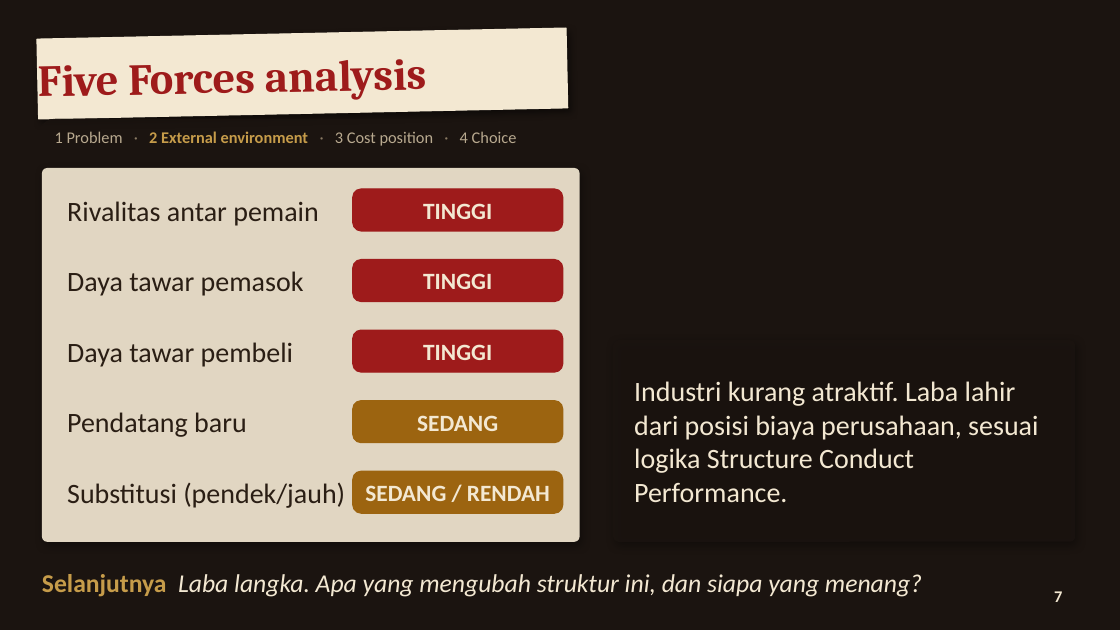
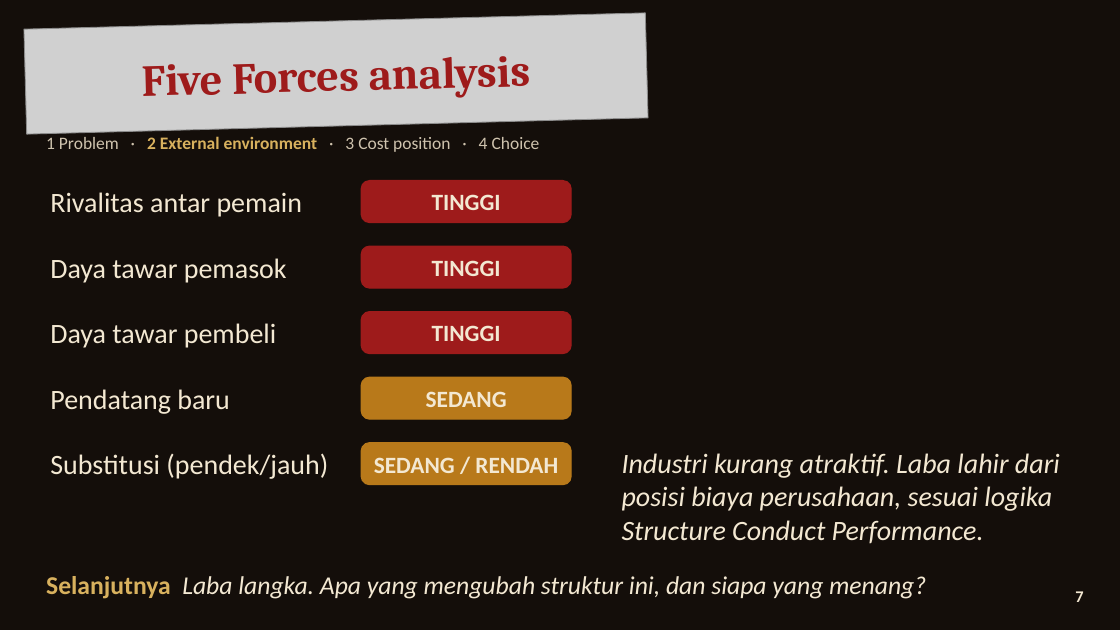
Before and after one commit to aslihabnuri/Dom-Manipulation, a slide deck: slide 7 of strategic-management/airasia-case/SMJKT_Group 3_Aslih_Case AirAsia.pptx. Drawn at 1120x630 pixels with LibreOffice and Linux fonts; fonts in the diff are those of the drawing; grey boxes stand for pictures; background and template pictures are left out. Boxes give left, top, right and bottom in pixels: in the first picture for what was removed or moved away, otherwise in the second. Text is boxed around its words. In the diff, an @@ line names an element or a change of style, - is before the commit and + after.

```diff
--- a/strategic-management/airasia-case/SMJKT_Group 3_Aslih_Case AirAsia.pptx
+++ b/strategic-management/airasia-case/SMJKT_Group 3_Aslih_Case AirAsia.pptx
@@ text "Five Forces analysis": place and size @@
-text "Five Forces analysis" at <box>38,59,426,100</box>
+text "Five Forces analysis" at <box>142,56,530,98</box>
@@ text "Five Forces analysis" at <box>142,56,530,98</box>: alignment left to centre @@
@@ picture added at <box>24,13,648,134</box> @@
@@ rectangle removed at <box>37,28,568,119</box> @@
@@ rounded rectangle removed at <box>38,119,760,155</box> @@
@@ text "1 Problem · 2 External ...": place and size @@
-text "1 Problem · 2 External ..." at <box>55,131,517,146</box>
+text "1 Problem · 2 External ..." at <box>46,136,540,152</box>
@@ text "1 Problem · 2 External ..." at <box>46,136,540,152</box>: size 14 to 15 pt; text colour #B8A98F to #CFC3AE in "1 Problem 3 Cost position 4 Choice"; text colour #8A7A64 to #CFC3AE in "· · ·"; text colour #C69C4A to #D8B15E in "2 External environment" @@
@@ rounded rectangle removed at <box>42,168,580,542</box> @@
@@ text "Rivalitas antar pemain": place and size @@
-text "Rivalitas antar pemain" at <box>67,201,319,226</box>
+text "Rivalitas antar pemain" at <box>50,192,303,217</box>
@@ text "TINGGI": place and size @@
-text "TINGGI" at <box>423,203,492,219</box>
+text "TINGGI" at <box>432,194,501,210</box>
@@ rounded rectangle: place and size @@
-rounded rectangle at <box>353,189,563,231</box>
+rounded rectangle at <box>361,181,571,223</box>
@@ text "Daya tawar pemasok": place and size @@
-text "Daya tawar pemasok" at <box>67,271,304,296</box>
+text "Daya tawar pemasok" at <box>50,258,287,283</box>
@@ text "TINGGI": place and size @@
-text "TINGGI" at <box>423,273,492,289</box>
+text "TINGGI" at <box>432,260,501,276</box>
@@ rounded rectangle: place and size @@
-rounded rectangle at <box>353,260,563,302</box>
+rounded rectangle at <box>361,246,571,288</box>
@@ text "Daya tawar pembeli": place and size @@
-text "Daya tawar pembeli" at <box>67,342,293,367</box>
+text "Daya tawar pembeli" at <box>50,323,276,348</box>
@@ text "TINGGI": place and size @@
-text "TINGGI" at <box>423,344,492,360</box>
+text "TINGGI" at <box>432,325,501,341</box>
@@ rounded rectangle: place and size @@
-rounded rectangle at <box>353,330,563,372</box>
+rounded rectangle at <box>361,312,571,354</box>
@@ rounded rectangle removed at <box>613,340,1075,542</box> @@
@@ text "Pendatang baru": place and size @@
-text "Pendatang baru" at <box>67,412,247,437</box>
+text "Pendatang baru" at <box>50,389,230,414</box>
@@ text "SEDANG": place and size @@
-text "SEDANG" at <box>417,415,498,431</box>
+text "SEDANG" at <box>426,391,507,407</box>
@@ rounded rectangle: place and size @@
-rounded rectangle at <box>353,401,563,443</box>
+rounded rectangle at <box>361,377,571,419</box>
@@ rounded rectangle at <box>361,377,571,419</box>: fill #9C6410 to #B8791A; outline #9C6410 1 pt to #B8791A 1 pt @@
@@ text "Industri kurang atraktif. Laba lahir ...": place and size @@
-text "Industri kurang atraktif. Laba lahir ..." at <box>634,381,1038,502</box>
+text "Industri kurang atraktif. Laba lahir ..." at <box>622,453,1060,544</box>
@@ text "Industri kurang atraktif. Laba lahir ..." at <box>622,453,1060,544</box>: italic on; vertical alignment middle to bottom @@
@@ text colour #2A1E14 to #F3E8D2 in 5 elements at <box>50,192,303,217</box>, <box>50,258,287,283</box>, <box>50,323,276,348</box>, <box>50,389,230,414</box>, <box>50,453,328,479</box> @@
@@ text "Substitusi (pendek/jauh)": place and size @@
-text "Substitusi (pendek/jauh)" at <box>67,483,345,508</box>
+text "Substitusi (pendek/jauh)" at <box>50,453,328,479</box>
@@ text "SEDANG / RENDAH": place and size @@
-text "SEDANG / RENDAH" at <box>365,485,550,501</box>
+text "SEDANG / RENDAH" at <box>374,457,558,473</box>
@@ rounded rectangle: place and size @@
-rounded rectangle at <box>353,471,563,513</box>
+rounded rectangle at <box>361,443,571,485</box>
@@ rounded rectangle at <box>361,443,571,485</box>: fill #9C6410 to #B8791A; outline #9C6410 1 pt to #B8791A 1 pt @@
@@ rectangle removed at <box>0,556,1120,608</box> @@
@@ text "Selanjutnya Laba langka. Apa yang ..." at <box>46,576,926,599</box>: text colour #C69C4A to #D8B15E in "Selanjutnya" @@
@@ text "7" at <box>1075,591,1083,602</box>: alignment centre to right @@
@@ ellipse removed at <box>1038,576,1080,618</box> @@
```
Also in this commit, not shown: 19 other slides changed, 11 other files.
